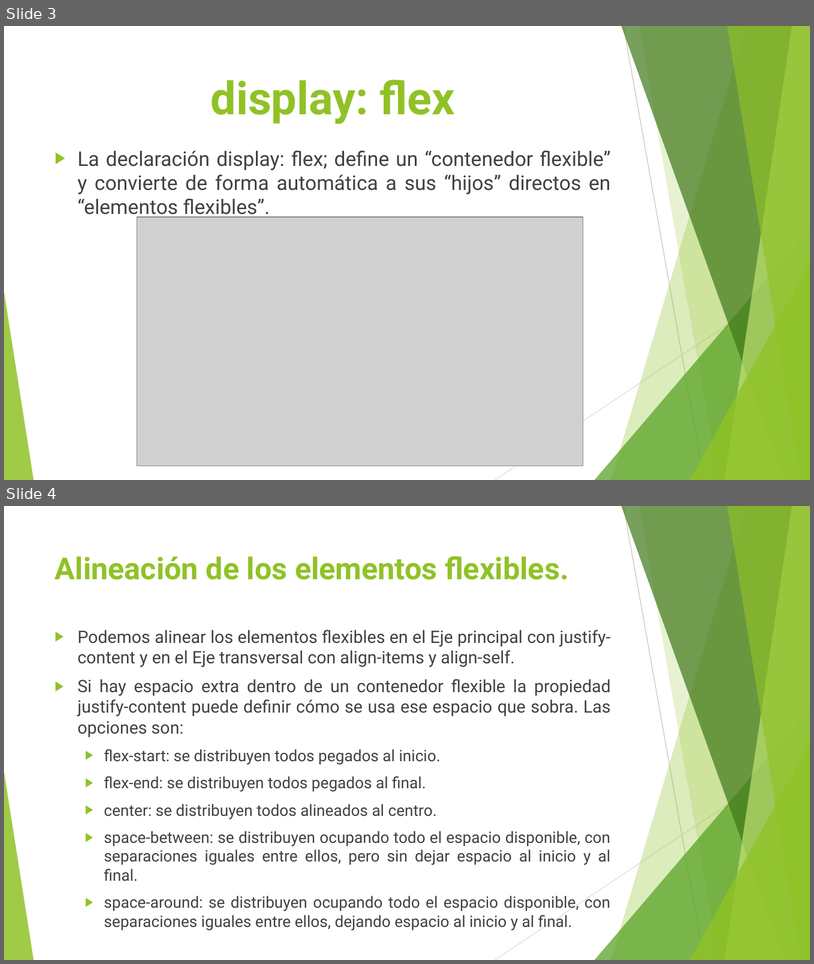
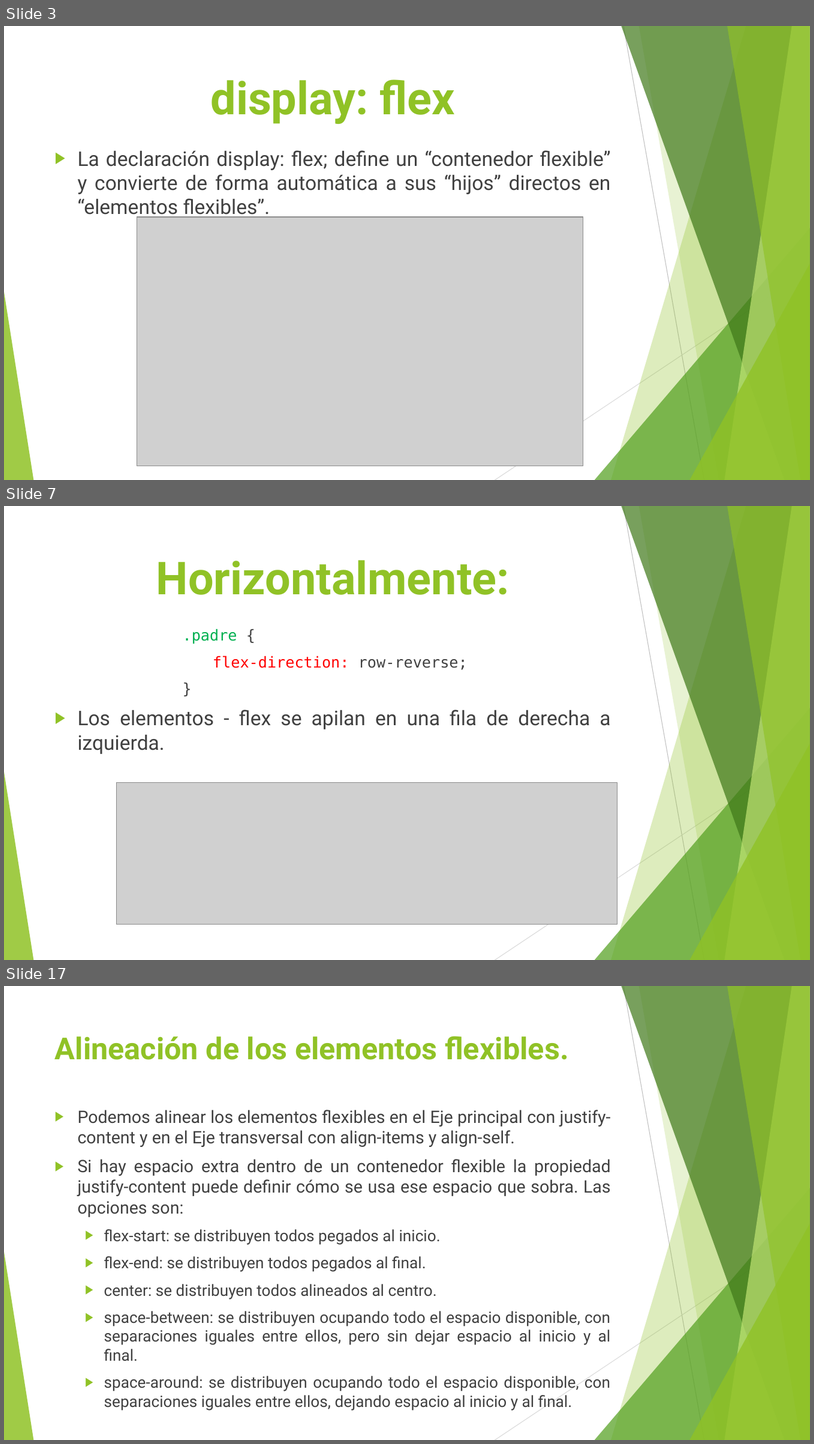
Before and after one commit to sergio180194/ProgramacionWeb, a slide deck: Flexbox/Flexbox.pptx. Shown one above the other, each under a label of ours: slides 3 and 4 before the commit, slides 3, 7 and 17 after it; the slides between them are not shown. The pictures are 814x964 and 814x1444 pixels, drawn with LibreOffice and Linux fonts; fonts in the diff are those of the drawing; grey boxes stand for pictures. Boxes give left, top, right and bottom in pixels: in the first picture for what was removed or moved away, otherwise in the second. Text is boxed around its words. In the diff, an @@ line names an element or a change of style, - is before the commit and + after.

```diff
--- a/Flexbox/Flexbox.pptx
+++ b/Flexbox/Flexbox.pptx
@@ slide 7 added at [4,506,810,960], background #FFFFFF; not listed: 10 template elements that a slide beside it also shows @@
@@ title added at [156,560,510,595], 54 pt, text #90C226, bold @@
+Horizontalmente:
@@ text added at [183,629,468,670], 18 pt, text #FF0000 @@
+.padre {
+flex-direction: row-reverse;
+}
@@ text added at [78,709,611,754], 24 pt, text #404040 @@
+▶ Los elementos - flex se apilan en una fila de derecha a izquierda.
@@ picture added at [117,783,618,924] @@
@@ what was slide 4 is now slide 17 @@
```
Also in this commit, not shown: 1 slide changed, 30 other slides added, 1 other file.
